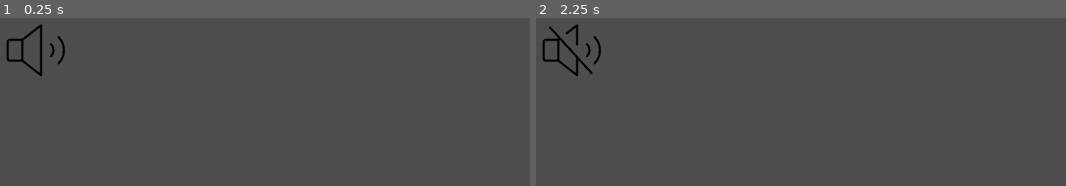
Above: before the commit, frames 1-2 (left to right).
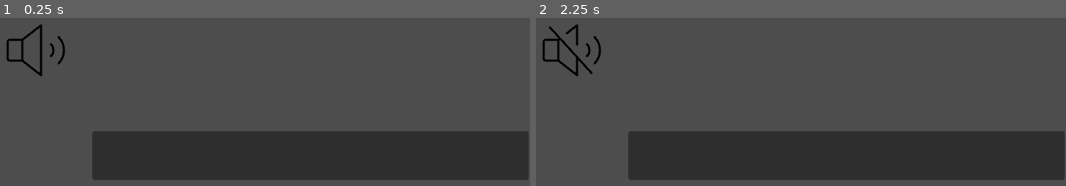
Above: after the commit, the same moments.

Repository: kbrady478/Music_Toy
Game: Godot game, scene res://Main_Scene.tscn
The game is run twice, just before and just after one commit, with the same random seed, the same clock (stepped at 60 frames per second) and the same inputs.
Inputs (mouse positions are in pixels of both pictures, inside the frame that each line leads up to):
- Up to frame 1 (0.25 s): no input
- Up to frame 2 (2.25 s): click (573, 49) at 0.5 s; click (573, 49) at 1.25 s; click (573, 49) at 2 s

The runs differ from the first frame. In frame 1, 23% of the frame differs, in the area x 17-100%, y 67-97%; in frame 2, 23%.
Error before the commit: Parse Error: Cannot find member "Metronome" in base "AudioServer". (res://Scripts/Metronome_Toggle.gd:12)

Commit message:
Figuring  out UI
Small push to have on my PC

Diff:
--- a/Main_Scene.tscn
+++ b/Main_Scene.tscn
@@ -38,6 +38,38 @@
 offset_right = 40.0
 offset_bottom = 40.0
 
+[node name="Sound Options" type="Control" parent="."]
+layout_mode = 1
+anchor_left = 0.484
+anchor_right = 1.0
+anchor_bottom = 1.0
+offset_left = -0.568054
+offset_top = 1.0
+offset_right = 3.0
+offset_bottom = 1.0
+grow_horizontal = 2
+
+[node name="BoxContainer" type="BoxContainer" parent="Sound Options"]
+layout_mode = 1
+anchors_preset = -1
+anchor_left = -0.054
+anchor_right = 1.0
+anchor_bottom = 0.998
+offset_left = 0.292
+offset_top = 1.0
+offset_right = -1.0
+offset_bottom = 0.295959
+
+[node name="TabBar" type="TabBar" parent="Sound Options/BoxContainer"]
+layout_mode = 2
+
+[node name="TabContainer" type="TabContainer" parent="Sound Options/BoxContainer/TabBar"]
+layout_mode = 0
+offset_left = -4.0
+offset_top = 163.0
+offset_right = 625.0
+offset_bottom = 233.0
+
 [connection signal="pressed" from="Metronome Container/Metronome Toggle" to="Metronome Container" method="_on_texture_button_pressed"]
 
 [editable path="Metronome Container/Metronome"]
--- a/Prefabs/metronome.tscn
+++ b/Prefabs/metronome.tscn
@@ -8,6 +8,7 @@
 
 [node name="Metronome_Sound" type="AudioStreamPlayer" parent="."]
 stream = ExtResource("2_m3tdw")
+bus = &"Metronome"
 
 [node name="Metronome_Accented" type="AudioStreamPlayer" parent="."]
 stream = ExtResource("2_m3tdw")
--- a/Scripts/Metronome_Toggle.gd
+++ b/Scripts/Metronome_Toggle.gd
@@ -9,4 +9,4 @@
 
 func _on_texture_button_pressed():
 	print_debug("metronome toggled")
-	AudioServer.set_bus_mute(AudioServer.Metronome, not bus_Toggle)
+	#AudioServer.set_bus_mute(AudioServer.Metronome, not bus_Toggle)
Not shown, changed: Other/Notes.md
